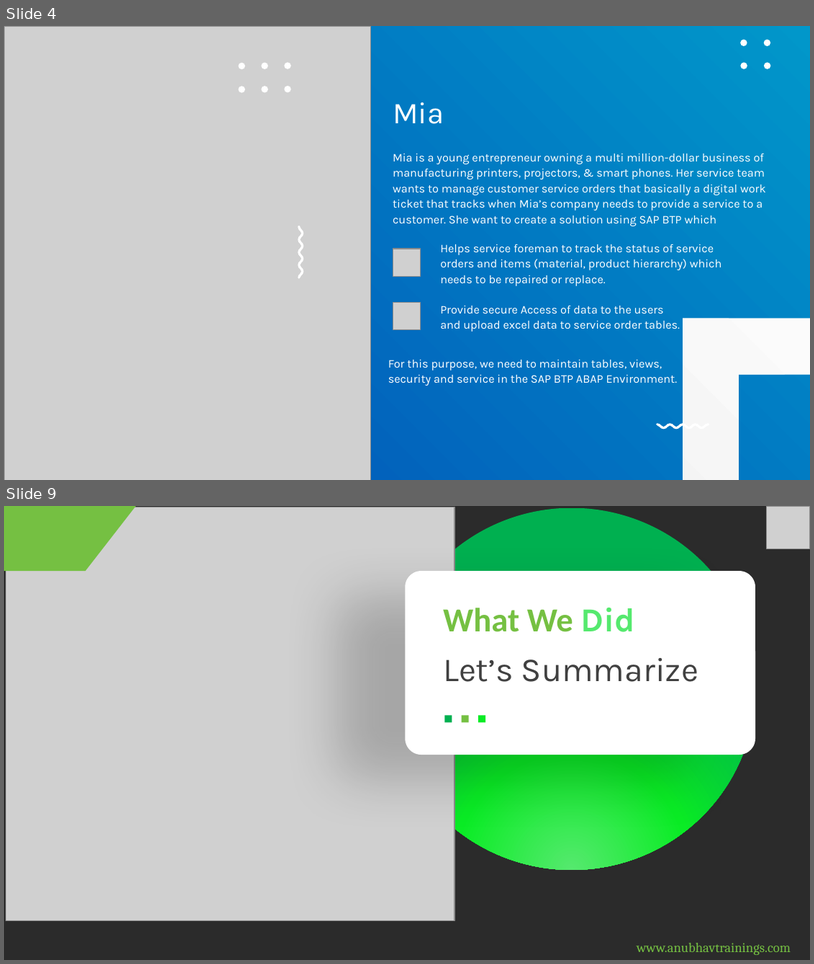
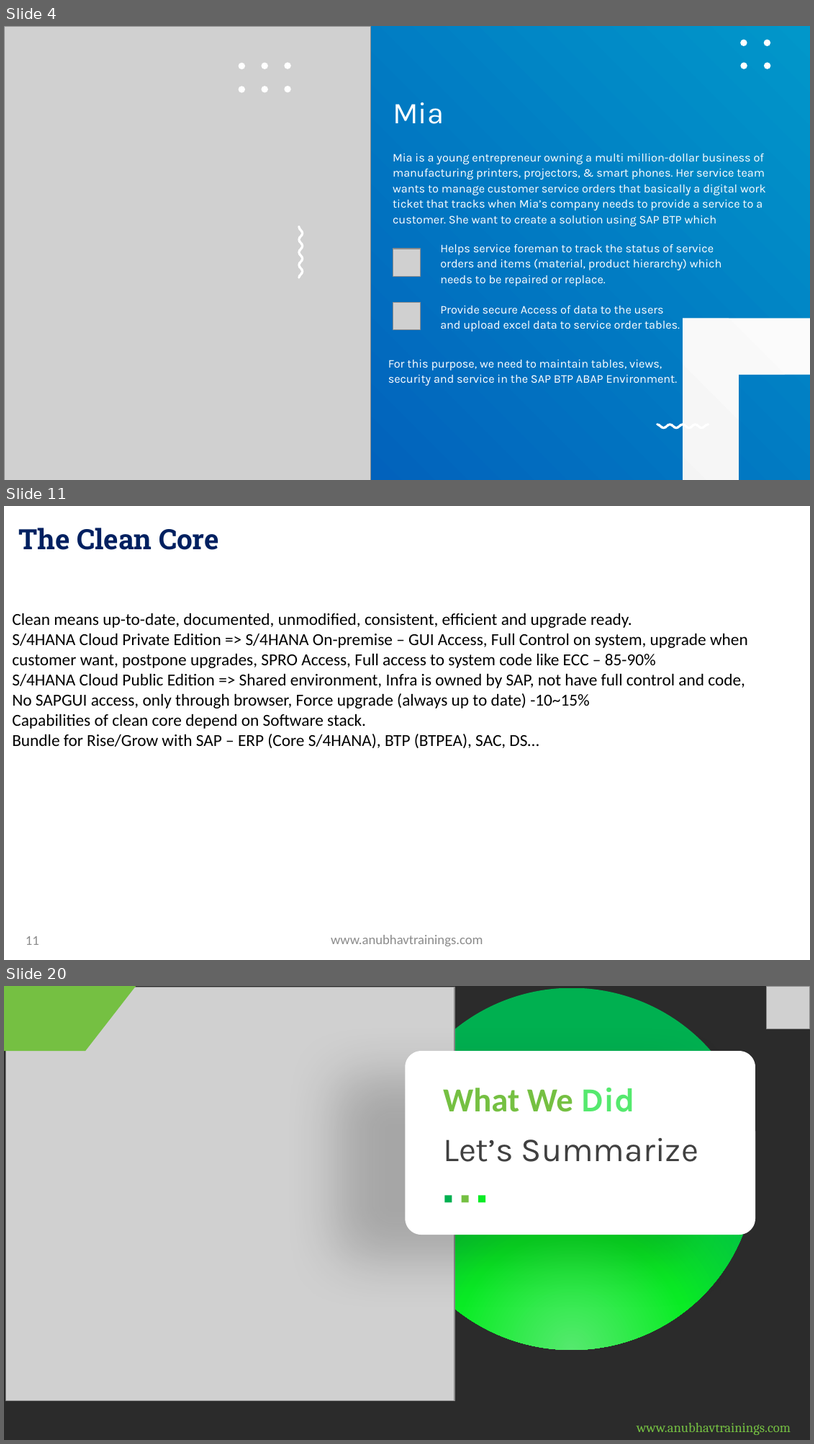
Before and after one commit to soyuztechnologies/SAP_Build_End_to_End, a slide deck: Day 30/SAP Build Training Day 30.pptx. Shown one above the other, each under a label of ours: slides 4 and 9 before the commit, slides 4, 11 and 20 after it; the slides between them are not shown. The pictures are 814x964 and 814x1444 pixels, drawn with LibreOffice and Linux fonts; fonts in the diff are those of the drawing; grey boxes stand for pictures; background and template pictures are left out; a plain dark background stands for a picture behind light text. Boxes give left, top, right and bottom in pixels: in the first picture for what was removed or moved away, otherwise in the second. Text is boxed around its words. In the diff, an @@ line names an element or a change of style, - is before the commit and + after.

```diff
--- a/Day 30/SAP Build Training Day 30.pptx
+++ b/Day 30/SAP Build Training Day 30.pptx
@@ slide 11 added at (4, 506, 810, 960), background picture (left out) @@
@@ title added at (19, 528, 219, 550), 25 pt, text gradient #002060 to #0070C0, bold @@
+The Clean Core
@@ text added at (12, 613, 748, 748), 15 pt, text #000000 @@
+Clean means up-to-date, documented, unmodified, consistent, efficient and upgrade ready.
+S/4HANA Cloud Private Edition => S/4HANA On-premise – GUI Access, Full Control on system, upgrade when customer want, postpone upgrades, SPRO Access, Full access to system code like ECC – 85-90%
+S/4HANA Cloud Public Edition => Shared environment, Infra is owned by SAP, not have full control and code, No SAPGUI access, only through browser, Force upgrade (always up to date) -10~15%
+Capabilities of clean core depend on Software stack.
+Bundle for Rise/Grow with SAP – ERP (Core S/4HANA), BTP (BTPEA), SAC, DS…
@@ page number added at (26, 936, 39, 944), 12 pt, text #8C8C8C @@
+11
@@ text added at (331, 934, 483, 946), 12 pt, text #8C8C8C @@
+www.anubhavtrainings.com
@@ what was slide 9 is now slide 20 @@
```
Also in this commit, not shown: 2 slides changed, 10 other slides added, 4 other files.
